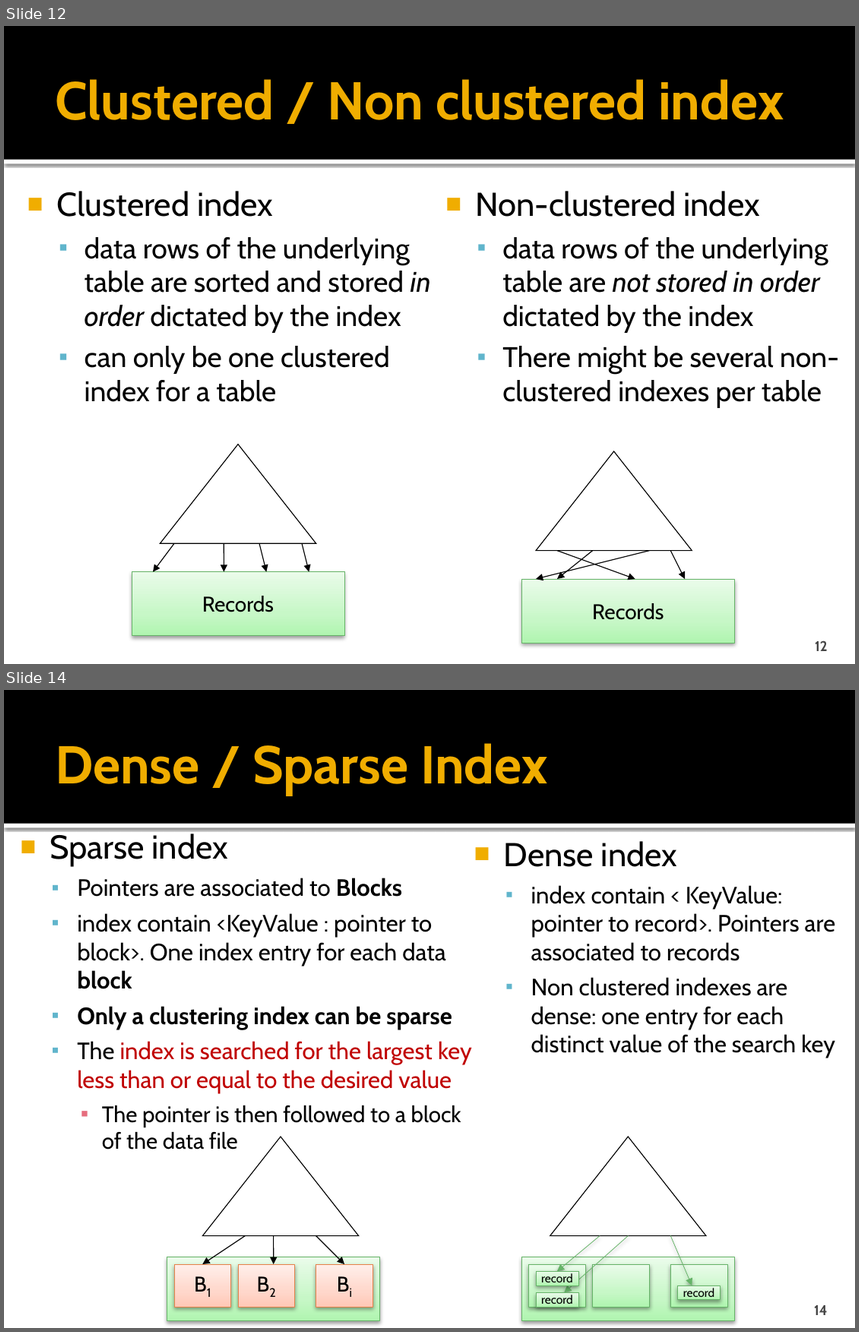
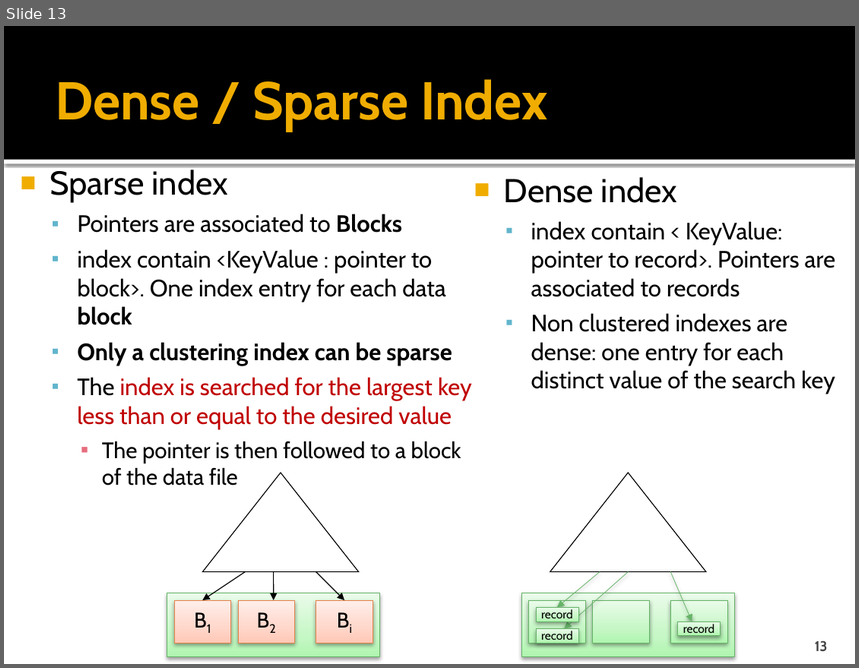
Before and after one commit to cmpt506f16/cmpt506-content, a slide deck: 04 Indexing Techniques.pptx. Shown one above the other, each under a label of ours: slides 12 and 14 before the commit, slide 13 after it; the slides between them are not shown. The pictures are 859x1332 and 859x668 pixels, drawn with LibreOffice and Linux fonts; fonts in the diff are those of the drawing. Boxes give left, top, right and bottom in pixels: in the first picture for what was removed or moved away, otherwise in the second. Text is boxed around its words. In the diff, an @@ line names an element or a change of style, - is before the commit and + after.

```diff
--- a/04 Indexing Techniques.pptx
+++ b/04 Indexing Techniques.pptx
@@ slide 12 removed at (x1=4, y1=26, x2=855, y2=664), background #FFFFFF; not listed: 2 template elements that a slide beside it also shows @@
@@ title removed at (x1=55, y1=79, x2=785, y2=120) @@
-Clustered / Non clustered index
@@ text removed at (x1=57, y1=191, x2=431, y2=402) @@
-■ Clustered index
-  ▪ data rows of the underlying table are sorted and stored in order dictated by the index
-  ▪ can only be one clustered index for a table
@@ text removed at (x1=475, y1=191, x2=839, y2=408) @@
-■ Non-clustered index
-  ▪ data rows of the underlying table are not stored in order dictated by the index
-  ▪ There might be several non-clustered indexes per table
@@ triangle removed at (x1=160, y1=445, x2=316, y2=544) @@
@@ triangle removed at (x1=536, y1=452, x2=692, y2=551) @@
@@ arrow removed from (174, 544) to (153, 572) @@
@@ arrow removed from (224, 544) to (224, 572) @@
@@ arrow removed from (259, 544) to (266, 572) @@
@@ arrow removed from (302, 544) to (309, 572) @@
@@ rectangle removed at (x1=132, y1=572, x2=344, y2=636) @@
-Records
@@ line removed from (344, 572) to (344, 636) @@
@@ arrow removed from (649, 551) to (536, 579) @@
@@ arrow removed from (557, 551) to (636, 579) @@
@@ arrow removed from (593, 551) to (557, 579) @@
@@ arrow removed from (671, 551) to (685, 579) @@
@@ rectangle removed at (x1=522, y1=579, x2=734, y2=643) @@
-Records
@@ page number removed at (x1=815, y1=641, x2=828, y2=651) @@
-12
@@ what was slide 14 is now slide 13 @@
@@ page number at (x1=815, y1=641, x2=828, y2=652): text changed @@
-14
+13
```
Also in this commit, not shown: 14 slides changed, 1 slide added, 1 other slide removed, 1 other file.
